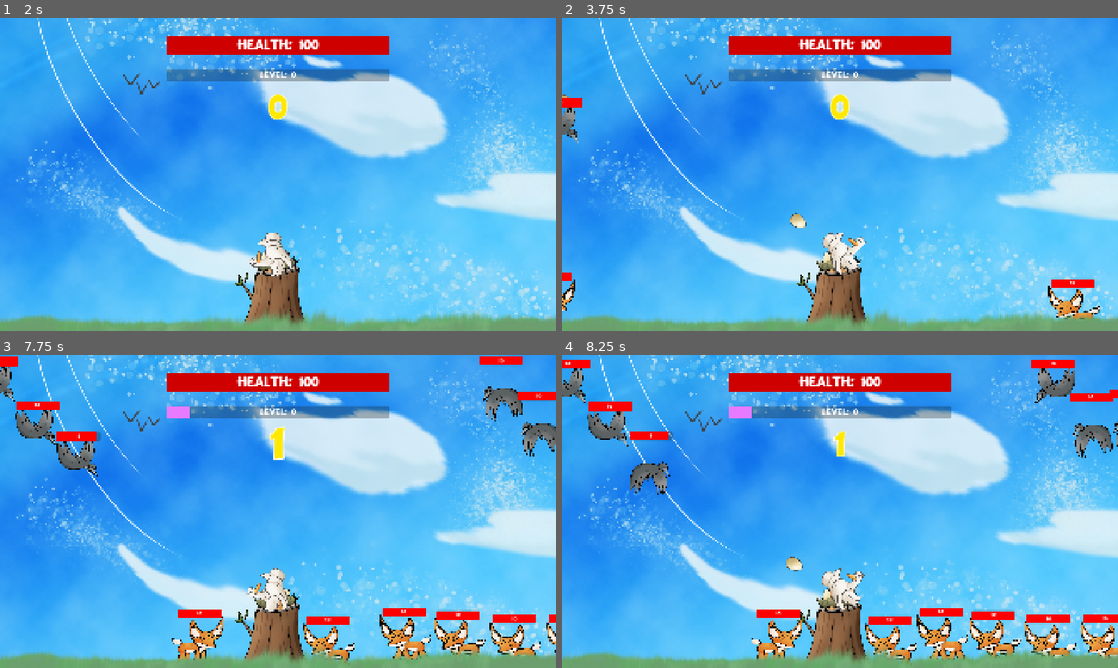
Above: before the commit, frames 1-4 (two rows, left to right).
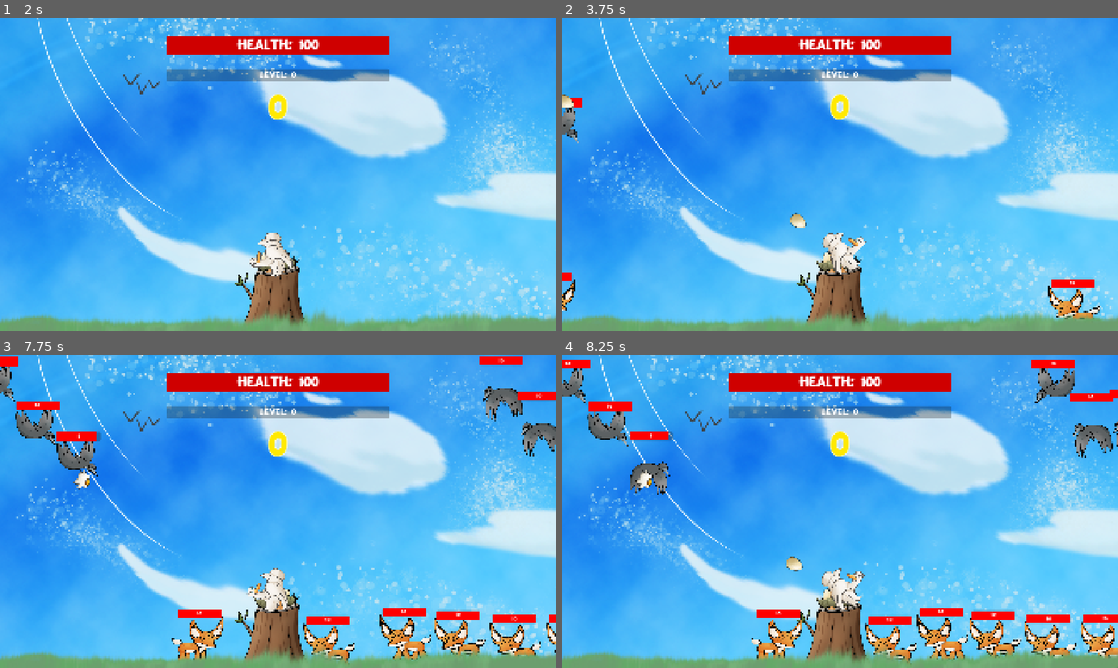
Above: after the commit, the same moments.

Repository: ms5051-hash/HacksComs26
Game: Godot game, scene res://Scenes/mainScene.tscn
Two runs of this game, one before a commit and one after it. Both use one fixed random seed, a clock stepped at 60 frames per second and the inputs below. The engine's default icon, where the game draws it, is replaced by a stand-in: a white triangle on a blue panel in a dark square.
Inputs (mouse positions are in pixels of both pictures, inside the frame that each line leads up to):
- Up to frame 1 (2 s): click "Play" at 0.5 s; click "Play" at 1.25 s
- Up to frame 2 (3.75 s): tap Enter at 2 s; move the mouse to (812, 237) at 2.02 s; press the mouse at (812, 237) at 2.03 s; move the mouse to (1006, 221) at 2.77 s; release the mouse at (1006, 221) at 2.78 s; click (1006, 221) at 2.85 s; move the mouse to (673, 127) at 3.52 s; press the mouse at (673, 127) at 3.53 s
- Up to frame 3 (7.75 s): move the mouse to (305, 511) at 4.27 s; release the mouse at (305, 511) at 4.28 s; click (305, 511) at 4.35 s; move the mouse to (194, 433) at 5.02 s; press the mouse at (194, 433) at 5.03 s; move the mouse to (400, 495) at 5.77 s; release the mouse at (400, 495) at 5.78 s; click (400, 495) at 5.85 s; move the mouse to (166, 527) at 6.52 s; press the mouse at (166, 527) at 6.53 s; move the mouse to (333, 442) at 7.27 s; release the mouse at (333, 442) at 7.28 s; click (333, 442) at 7.35 s
- Up to frame 4 (8.25 s): move the mouse to (812, 574) at 8.02 s; press the mouse at (812, 574) at 8.03 s

Frame 1 is identical in both runs. In frame 2, less than 0.1% of the frame differs, in the area x 0-44%, y 25-66%; in frame 3, 0.5%, in the area x 13-52%, y 16-44%; in frame 4, 0.5%.

Commit message:
Egg Splat

Diff:
--- a/duck-game-2026/Scenes/bullet_area_2d.tscn
+++ b/duck-game-2026/Scenes/bullet_area_2d.tscn
@@ -11,8 +11,9 @@
 script = ExtResource("1_eiu4d")
 
 [node name="BulletSprite2D" type="Sprite2D" parent="." unique_id=2090375803]
-z_index = 1
-rotation = -1.5830137
+z_index = 100
+z_as_relative = false
+rotation = -1.5707964
 scale = Vector2(4, 4)
 texture = ExtResource("1_o8x0p")
 
--- a/duck-game-2026/Scripts/Shooting.gd
+++ b/duck-game-2026/Scripts/Shooting.gd
@@ -26,7 +26,15 @@
 	#print("Hi")
 	if(area.is_in_group("enemies")):
 		area.hp = area.hp - 1
-
+		$BulletSprite2D.texture = preload("res://Assets/EggSplat.png")
+		if($BulletSprite2D.rotation_degrees == -90):
+			if(position.x > 960):
+				$BulletSprite2D.rotation_degrees = 0
+			else:
+				$BulletSprite2D.rotation_degrees = 180
+		await get_tree().create_timer(.05).timeout
+		speed = 0
+		await get_tree().create_timer(1.0).timeout
 		queue_free()
 		if(area.hp <= 0):
 			area.queue_free()
Not shown, added: duck-game-2026/Scenes/bullet_area_2d.tscn16994377819.tmp
